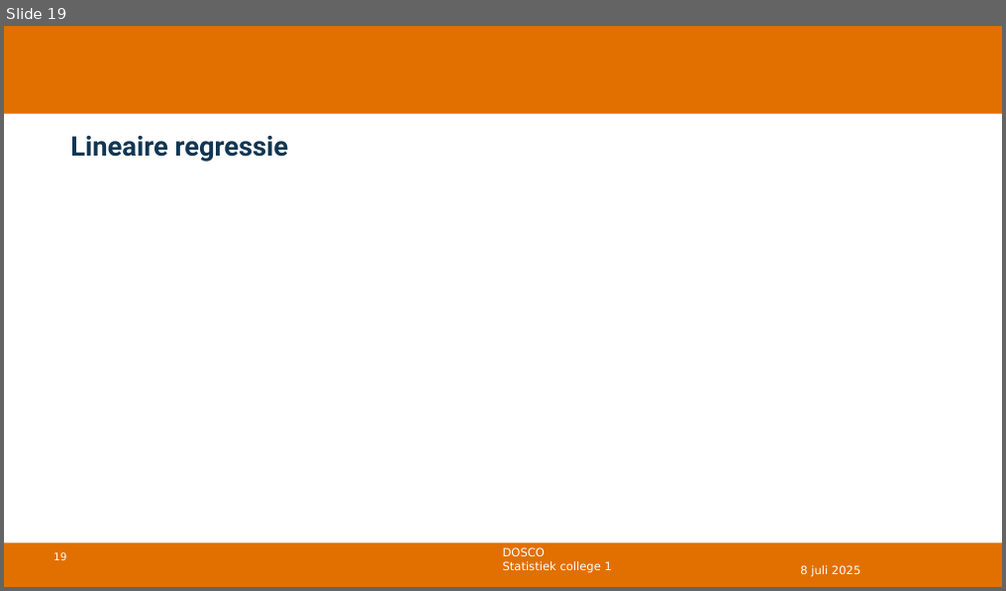
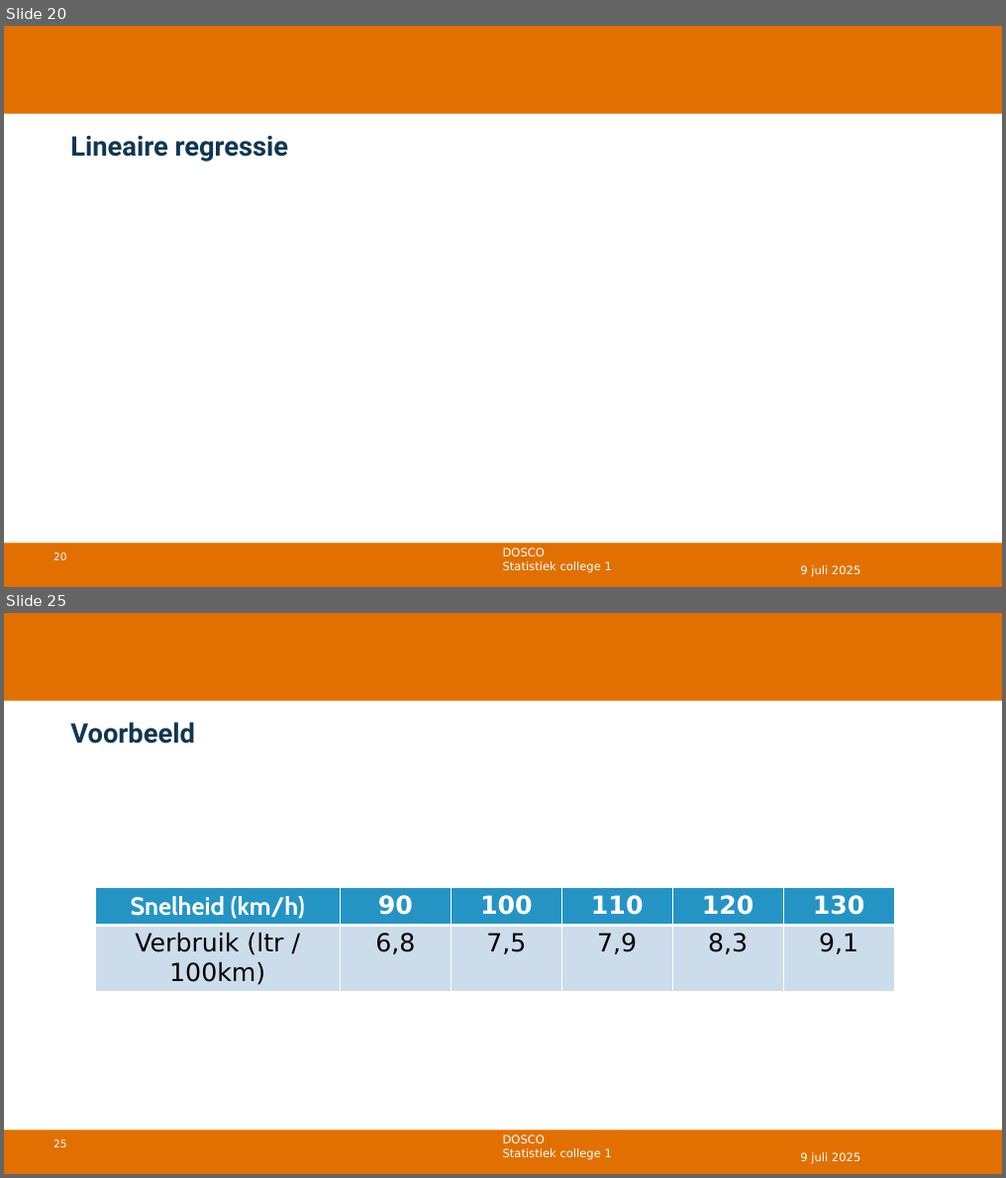
Before and after one commit to DBlom96/Statistiek, a slide deck: Danny/Onderwijs/Statistiek/2024-2025/Slides/Nieuwe slides/Statistiek 2024-2025 -- college 12 -- correlatie en regressie.pptx. Shown one above the other, each under a label of ours: slide 19 before the commit, slides 20 and 25 after it; the slides between them are not shown. The pictures are 1006x591 and 1006x1178 pixels, drawn with LibreOffice and Linux fonts; fonts in the diff are those of the drawing; grey boxes stand for pictures; background and template pictures are left out. Boxes give left, top, right and bottom in pixels: in the first picture for what was removed or moved away, otherwise in the second. Text is boxed around its words. In the diff, an @@ line names an element or a change of style, - is before the commit and + after.

```diff
--- a/Danny/Onderwijs/Statistiek/2024-2025/Slides/Nieuwe slides/Statistiek 2024-2025 -- college 12 -- correlatie en regressie.pptx
+++ b/Danny/Onderwijs/Statistiek/2024-2025/Slides/Nieuwe slides/Statistiek 2024-2025 -- college 12 -- correlatie en regressie.pptx
@@ slide 25 added at box(4, 613, 1002, 1174), background #FFFFFF; not listed: 4 template elements that a slide beside it also shows @@
@@ title added at box(70, 722, 195, 744), 26 pt, text #113652, bold @@
+Voorbeeld
@@ table added at box(95, 888, 894, 989), 2 rows, 6 columns @@
+Snelheid (km/h) | 90 | 100 | 110 | 120 | 130
+Verbruik (ltr / 100km) | 6,8 | 7,5 | 7,9 | 8,3 | 9,1
@@ text added at box(800, 1153, 860, 1164), 11 pt, text #FFFFFF @@
+9 juli 2025
@@ what was slide 19 is now slide 20 @@
@@ slide 20 changed as well @@
@@ page number at box(54, 553, 66, 561): text changed @@
-19
+20
@@ text at box(800, 566, 860, 577): text changed @@
-8 juli 2025
+9 juli 2025
```
Also in this commit, not shown: 16 other slides changed, 11 other slides added, 2 slides removed, 3 other files.
